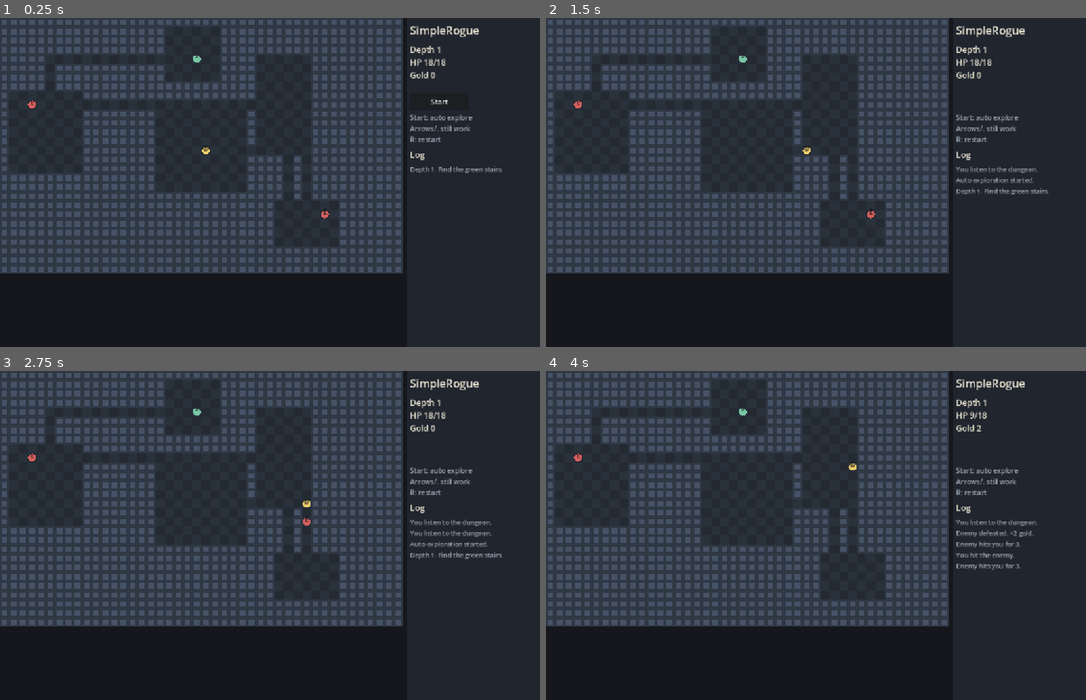
Above: before the commit, frames 1-4 (two rows, left to right).
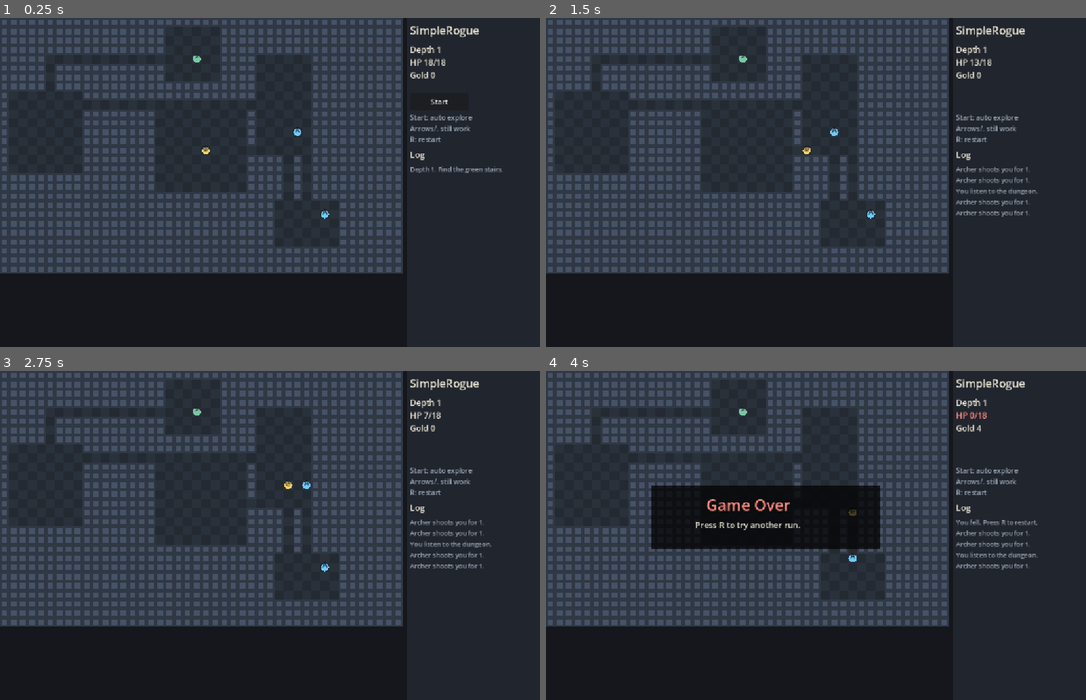
Above: after the commit, the same moments.

Repository: torafugu/anarogue
Game: Godot game, scene res://scenes/main.tscn
Same seed, same stepped clock (60 frames per second), same inputs: the game is played once before the commit and once after it.
Inputs:
- Up to frame 1 (0.25 s): no input
- Up to frame 2 (1.5 s): click "Start" at 0.5 s; hold Right (move_right) from 1.28 s (still down); tap . (wait_turn) at 1.35 s
- Up to frame 3 (2.75 s): release Right (move_right) at 2.03 s; hold Down (move_down) from 2.03 s (still down); tap . (wait_turn) at 2.1 s
- Up to frame 4 (4 s): release Down (move_down) at 2.78 s; hold Right (move_right) 2.78-3.53 s; tap . (wait_turn) at 2.85, 3.6 s; hold Up (move_up) from 3.53 s (still down)

The runs differ from the first frame. In frame 1, less than 0.1% of the frame differs, in the area x 5-61%, y 25-62%; in frame 2, 0.7%; in frame 3, 0.9%; in frame 4, 8.8%, in the area x 5-91%, y 12-61%.

Commit message:
New enemy type Archer was added

Diff:
--- a/scripts/main.gd
+++ b/scripts/main.gd
@@ -21,6 +21,7 @@
 	"floor_alt": Color("#29313b"),
 	"player": Color("#f2d16b"),
 	"enemy": Color("#d85f5f"),
+	"archer": Color("#6ecbff"),
 	"stairs": Color("#79c7a6"),
 	"text": Color("#e7e1cf"),
 	"muted": Color("#9aa4b2"),
@@ -226,11 +227,21 @@
 			rng.randi_range(room.position.x + 1, room.end.x - 2),
 			rng.randi_range(room.position.y + 1, room.end.y - 2)
 		)
-		enemies.append({
-			"pos": pos,
-			"hp": 8 + player["depth"] * 2,
-			"attack": 2 + player["depth"],
-		})
+		var enemy_type := "melee" if rng.randf() < 0.5 else "archer"
+		if enemy_type == "archer":
+			enemies.append({
+				"type": "archer",
+				"pos": pos,
+				"hp": 5 + player["depth"],
+				"attack": 1 + player["depth"] / 2,
+			})
+		else:
+			enemies.append({
+				"type": "melee",
+				"pos": pos,
+				"hp": 8 + player["depth"] * 2,
+				"attack": 2 + player["depth"],
+			})
 
 func run_auto_player_turn() -> void:
 	var direction := choose_auto_player_direction()
@@ -396,16 +407,87 @@
 		var enemy_pos: Vector2i = enemy["pos"]
 		var delta: Vector2i = player["pos"] - enemy_pos
 
-		if abs(delta.x) + abs(delta.y) == 1:
+		if enemy["type"] == "archer":
+			run_archer_turn(i, enemy, enemy_pos)
+		else:
+			run_melee_turn(i, enemy, enemy_pos, delta)
+
+func run_melee_turn(index: int, enemy: Dictionary, enemy_pos: Vector2i, delta: Vector2i) -> void:
+	if abs(delta.x) + abs(delta.y) == 1:
+		var hp_before: int = player["hp"]
+		player["hp"] = player["hp"] - enemy["attack"]
+		log_battle_result("player_hit", {
+			"enemy_pos": vector_to_log(enemy_pos),
+			"damage": enemy["attack"],
+			"player_hp_before": hp_before,
+			"player_hp_after": maxi(player["hp"], 0),
+		})
+		add_message("Enemy hits you for %d." % enemy["attack"])
+		if player["hp"] <= 0:
+			player["hp"] = 0
+			game_over = true
+			update_start_button_state()
+			log_battle_result("player_defeated", {
+				"final_depth": player["depth"],
+				"final_gold": player["gold"],
+				"turns": turn_count,
+			})
+			add_message("You fell. Press R to restart.")
+		return
+
+	if can_enemy_see_player(enemy_pos):
+		var step := choose_enemy_step(enemy_pos, delta)
+		var target: Vector2i = enemy_pos + step
+		if is_walkable(target) and target != player["pos"] and enemy_at(target) == -1:
+			enemy["pos"] = target
+			enemies[index] = enemy
+
+func run_archer_turn(index: int, enemy: Dictionary, enemy_pos: Vector2i) -> void:
+	var dist_sq := enemy_pos.distance_squared_to(player["pos"])
+
+	# Adjacent: try to retreat, otherwise melee for 1
+	if dist_sq <= 2:
+		if try_archer_retreat(index, enemy, enemy_pos):
+			return
+		# Cornered — weak melee attack
+		var hp_before: int = player["hp"]
+		var melee_dmg := 1
+		player["hp"] = player["hp"] - melee_dmg
+		log_battle_result("player_hit", {
+			"enemy_pos": vector_to_log(enemy_pos),
+			"damage": melee_dmg,
+			"player_hp_before": hp_before,
+			"player_hp_after": maxi(player["hp"], 0),
+			"enemy_type": "archer",
+		})
+		add_message("Archer punches you for %d." % melee_dmg)
+		if player["hp"] <= 0:
+			player["hp"] = 0
+			game_over = true
+			update_start_button_state()
+			log_battle_result("player_defeated", {
+				"final_depth": player["depth"],
+				"final_gold": player["gold"],
+				"turns": turn_count,
+			})
+			add_message("You fell. Press R to restart.")
+		return
+
+	# In bow range (2-7 tiles): fire arrow
+	if dist_sq <= 49:
+		if can_enemy_see_player(enemy_pos):
+			var dmg: int = enemy["attack"]
 			var hp_before: int = player["hp"]
-			player["hp"] = player["hp"] - enemy["attack"]
+			player["hp"] = player["hp"] - dmg
 			log_battle_result("player_hit", {
 				"enemy_pos": vector_to_log(enemy_pos),
-				"damage": enemy["attack"],
+				"damage": dmg,
 				"player_hp_before": hp_before,
 				"player_hp_after": maxi(player["hp"], 0),
+				"enemy_type": "archer",
+				"ranged": true,
 			})
-			add_message("Enemy hits you for %d." % enemy["attack"])
+			add_message("Archer shoots you for %d." % dmg)
 			if player["hp"] <= 0:
 				player["hp"] = 0
 				game_over = true
@@ -416,14 +498,32 @@
 					"turns": turn_count,
 				})
 				add_message("You fell. Press R to restart.")
-			continue
-
-		if can_enemy_see_player(enemy_pos):
-			var step := choose_enemy_step(enemy_pos, delta)
-			var target: Vector2i = enemy_pos + step
-			if is_walkable(target) and target != player["pos"] and enemy_at(target) == -1:
-				enemy["pos"] = target
-				enemies[i] = enemy
+		return
+
+	# Too far: move toward player
+	if can_enemy_see_player(enemy_pos):
+		var delta: Vector2i = player["pos"] - enemy_pos
+		var step := choose_enemy_step(enemy_pos, delta)
+		var target: Vector2i = enemy_pos + step
+		if is_walkable(target) and target != player["pos"] and enemy_at(target) == -1:
+			enemy["pos"] = target
+			enemies[index] = enemy
+
+func try_archer_retreat(index: int, enemy: Dictionary, enemy_pos: Vector2i) -> bool:
+	var delta_to_player := Vector2i(player["pos"]) - enemy_pos
+	var away_step := Vector2i(-signi(delta_to_player.x), -signi(delta_to_player.y))
+	var away: Vector2i = enemy_pos + away_step
+	var candidates: Array[Vector2i] = [
+		away,
+		Vector2i(away.x, enemy_pos.y),
+		Vector2i(enemy_pos.x, away.y),
+	]
+	for candidate in candidates:
+		if is_walkable(candidate) and candidate != player["pos"] and enemy_at(candidate) == -1:
+			enemy["pos"] = candidate
+			enemies[index] = enemy
+			return true
+	return false
 
 func can_enemy_see_player(enemy_pos: Vector2i) -> bool:
 	return enemy_pos.distance_squared_to(player["pos"]) <= 80
@@ -538,7 +638,9 @@
 
 func draw_entities() -> void:
 	for enemy in enemies:
-		draw_tile_symbol(enemy["pos"], "E", COLORS["enemy"])
+		var symbol := "A" if enemy["type"] == "archer" else "E"
+		var color := COLORS["archer"] if enemy["type"] == "archer" else COLORS["enemy"]
+		draw_tile_symbol(enemy["pos"], symbol, color)
 	draw_tile_symbol(player["pos"], "@", COLORS["player"])
 
 func draw_tile_symbol(tile: Vector2i, symbol: String, color: Color) -> void:
Not shown, added: scripts/enemy.gd.uid
Not shown, added: scripts/main.gd.uid
Not shown, added: scripts/player.gd.uid
Not shown, changed: USER_MANUAL.md
